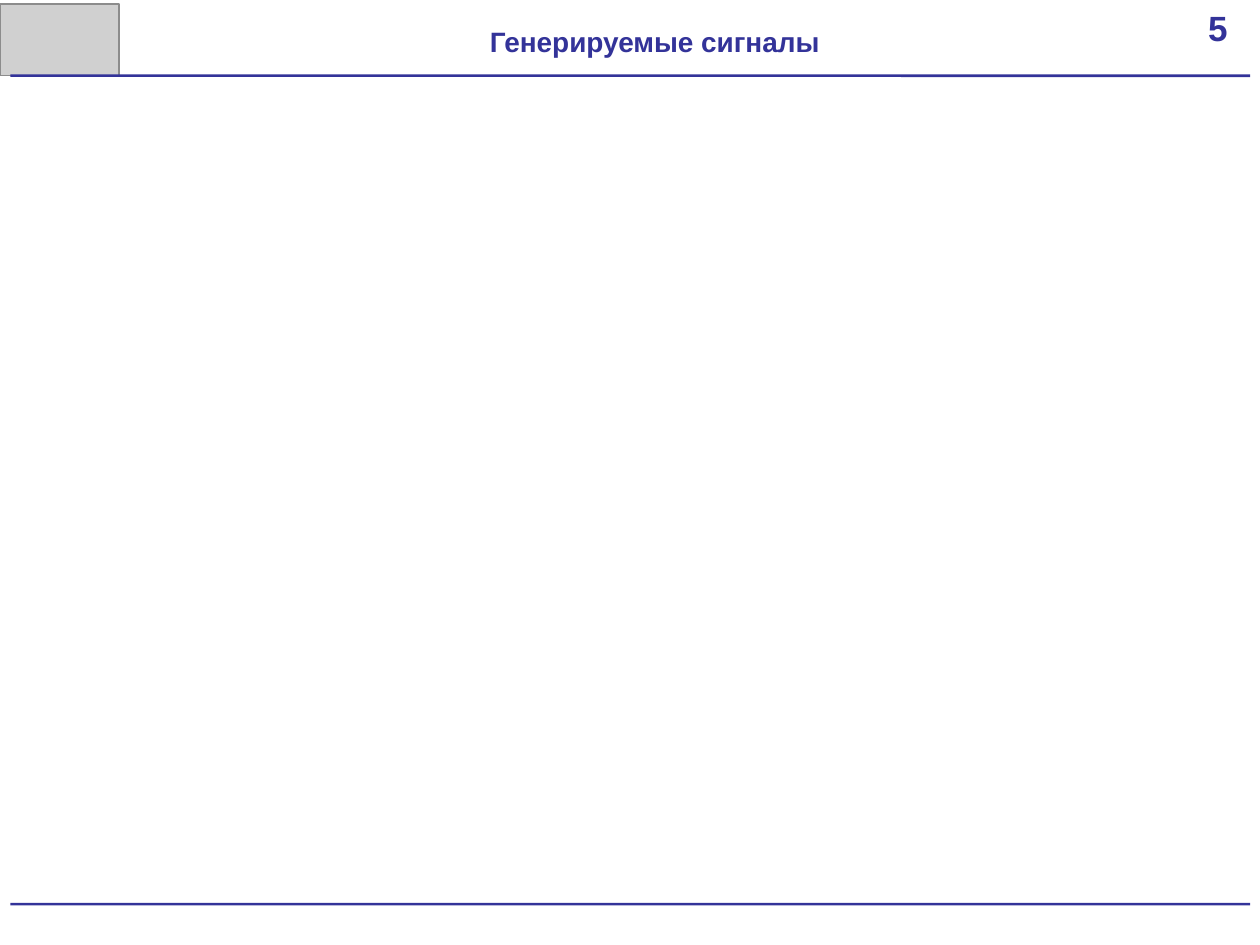
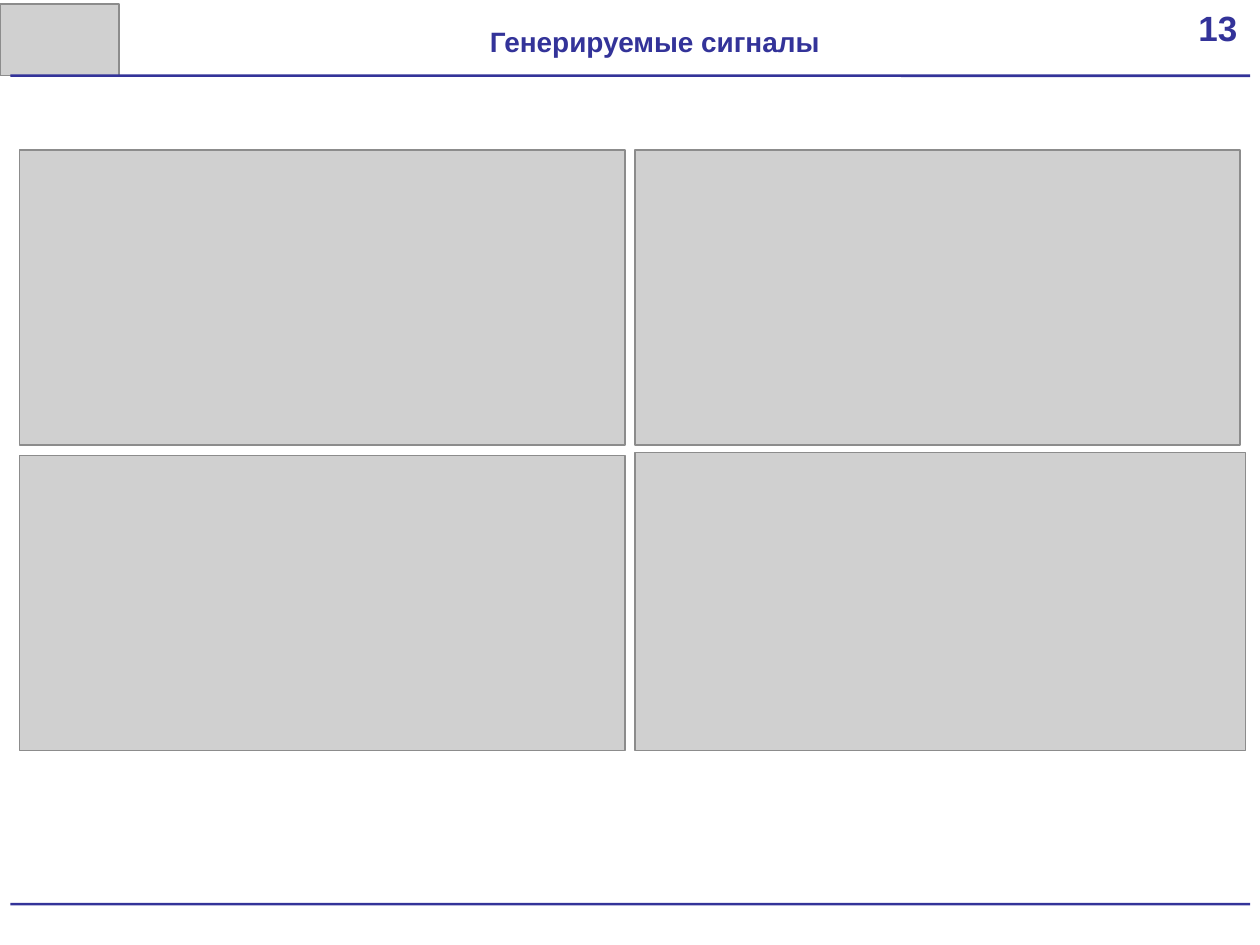
Before and after one commit to scorpion-afi/oscilator, a slide deck: slide 13 of documentation/Presentation.pptx. Drawn at 1260x945 pixels with LibreOffice and Linux fonts; fonts in the diff are those of the drawing; grey boxes stand for pictures. Boxes give left, top, right and bottom in pixels: in the first picture for what was removed or moved away, otherwise in the second. Text is boxed around its words. In the diff, an @@ line names an element or a change of style, - is before the commit and + after.

```diff
--- a/documentation/Presentation.pptx
+++ b/documentation/Presentation.pptx
@@ text in rectangle at box(1198, 16, 1237, 42): text changed @@
-5
+13
@@ picture added at box(20, 150, 625, 445) @@
@@ picture added at box(635, 150, 1240, 445) @@
@@ picture added at box(20, 455, 625, 750) @@
@@ picture added at box(635, 452, 1246, 750) @@
```
Also in this commit, not shown: 11 other slides changed, 2 other files.
